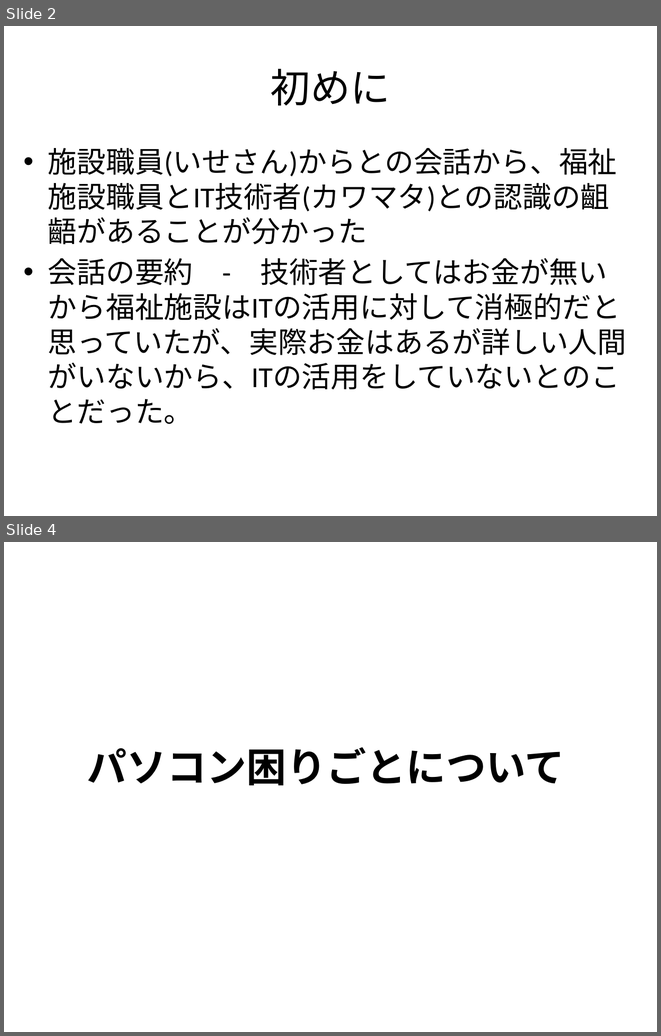
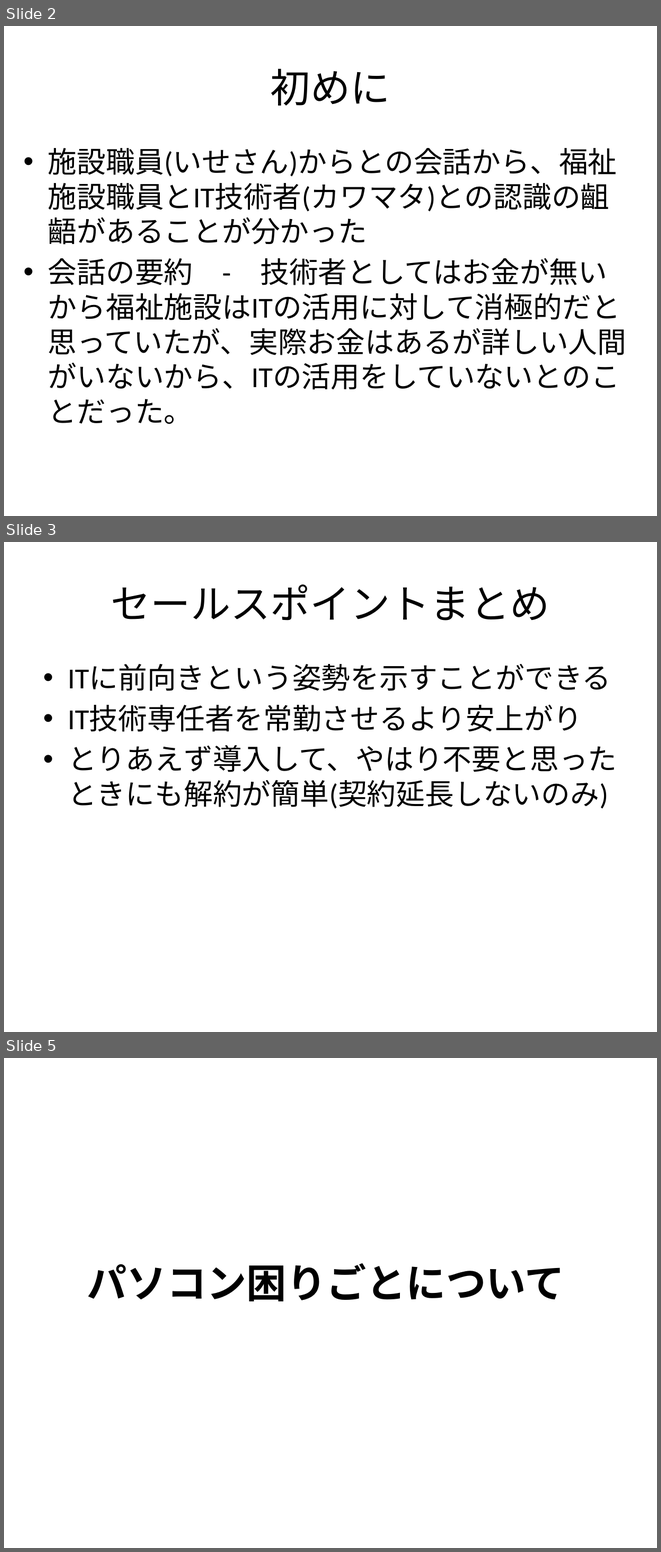
Before and after one commit to tasto/util, a slide deck: 資料/福祉ITコンサルの可能性について.pptx. Shown one above the other, each under a label of ours: slides 2 and 4 before the commit, slides 2, 3 and 5 after it; the slides between them are not shown. The pictures are 661x1036 and 661x1552 pixels, drawn with LibreOffice and Linux fonts; fonts in the diff are those of the drawing. Boxes give left, top, right and bottom in pixels: in the first picture for what was removed or moved away, otherwise in the second. Text is boxed around its words. In the diff, an @@ line names an element or a change of style, - is before the commit and + after.

```diff
--- a/資料/福祉ITコンサルの可能性について.pptx
+++ b/資料/福祉ITコンサルの可能性について.pptx
@@ slide 3 added at [4, 542, 657, 1032], background #FFFFFF @@
@@ title added at [111, 584, 550, 620], 44 pt, text #000000 @@
+セールスポイントまとめ
@@ text added at [68, 664, 617, 809], 32 pt, text #000000 @@
+• ITに前向きという姿勢を示すことができる
+• IT技術専任者を常勤させるより安上がり
+• とりあえず導入して、やはり不要と思ったときにも解約が簡単(契約延長しないのみ)
@@ what was slide 4 is now slide 5 @@
```
Also in this commit, not shown: 2 slides changed.
